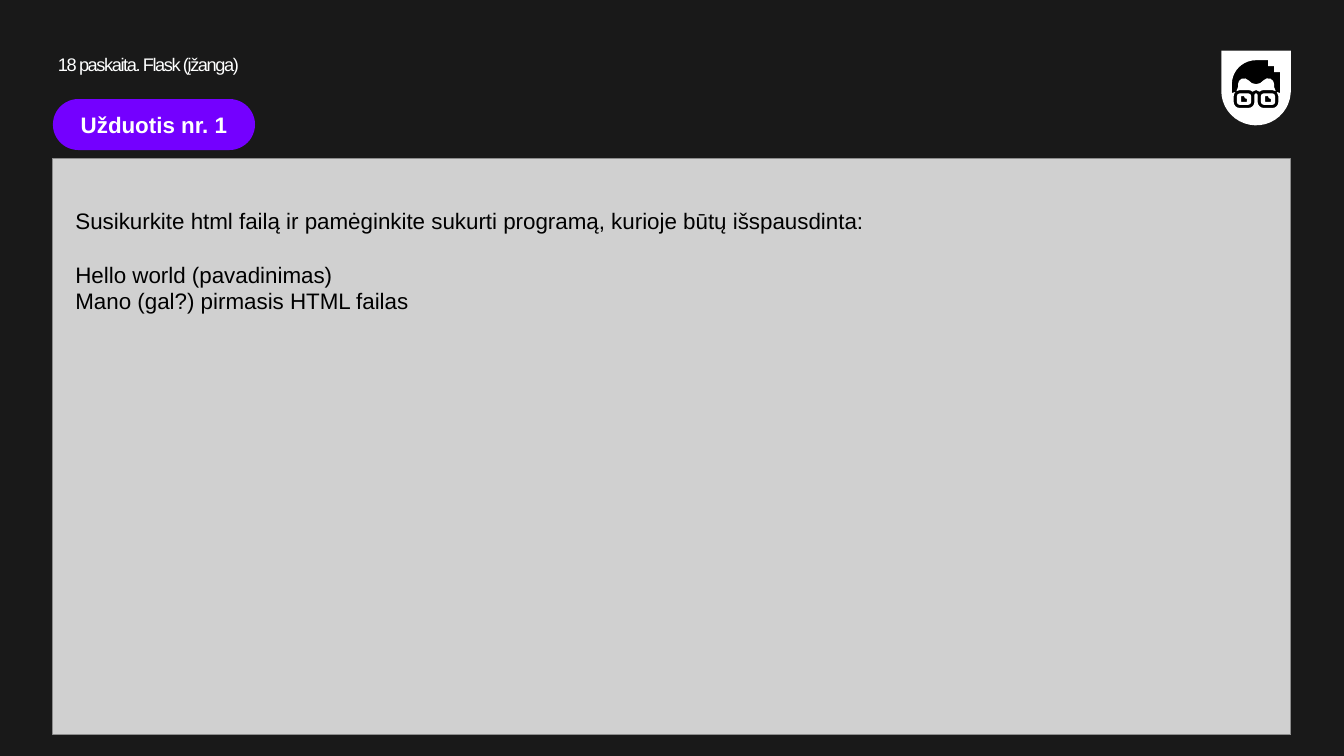
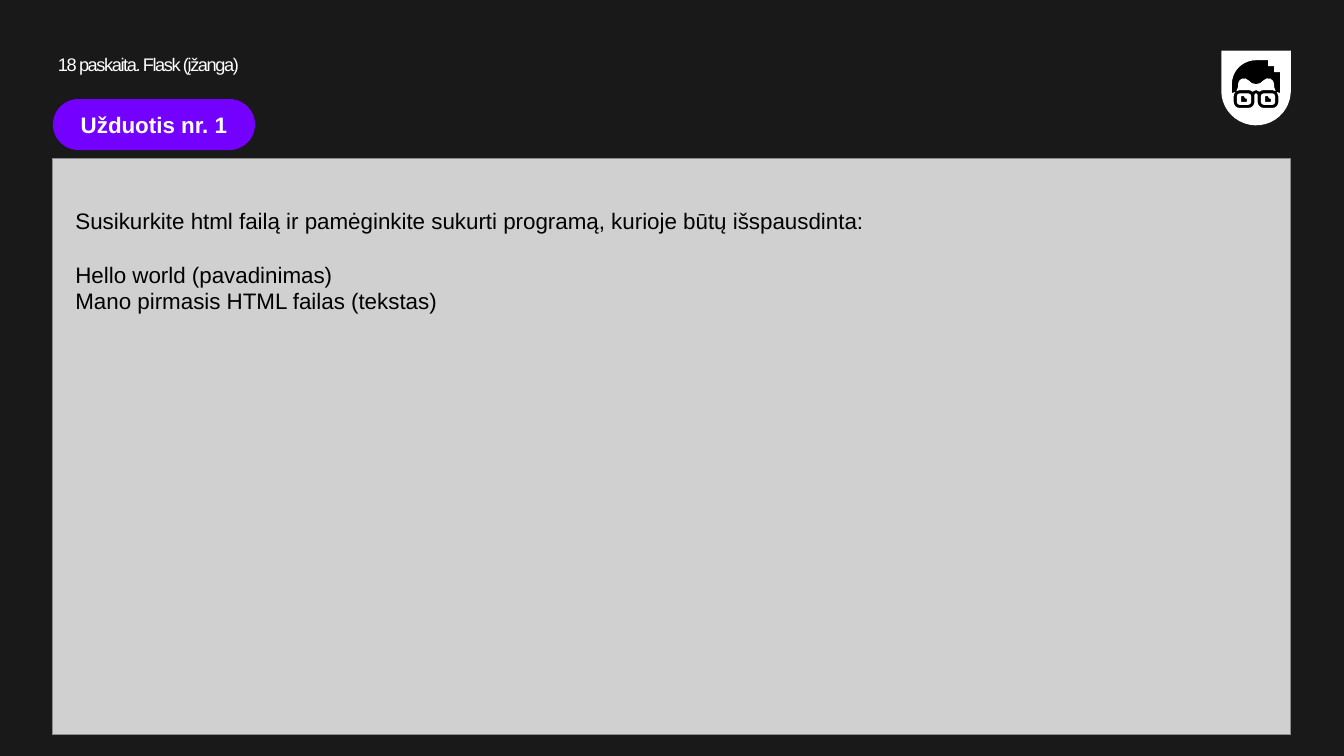
Before and after one commit to MantsSk/CA_Python, a slide deck: slide 25 of Skaidres/14_paskaita (Flask (įžanga)).pptx. Drawn at 1344x756 pixels with LibreOffice and Linux fonts; fonts in the diff are those of the drawing; grey boxes stand for pictures. Boxes give left, top, right and bottom in pixels: in the first picture for what was removed or moved away, otherwise in the second. Text is boxed around its words. In the diff, an @@ line names an element or a change of style, - is before the commit and + after.

```diff
--- a/Skaidres/14_paskaita (Flask (įžanga)).pptx
+++ b/Skaidres/14_paskaita (Flask (įžanga)).pptx
@@ text at <box>75,292,437,314</box>: text changed @@
-Mano (gal?) pirmasis HTML failas
+Mano pirmasis HTML failas (tekstas)
```
Also in this commit, not shown: 15 other slides changed, 3 other files.
